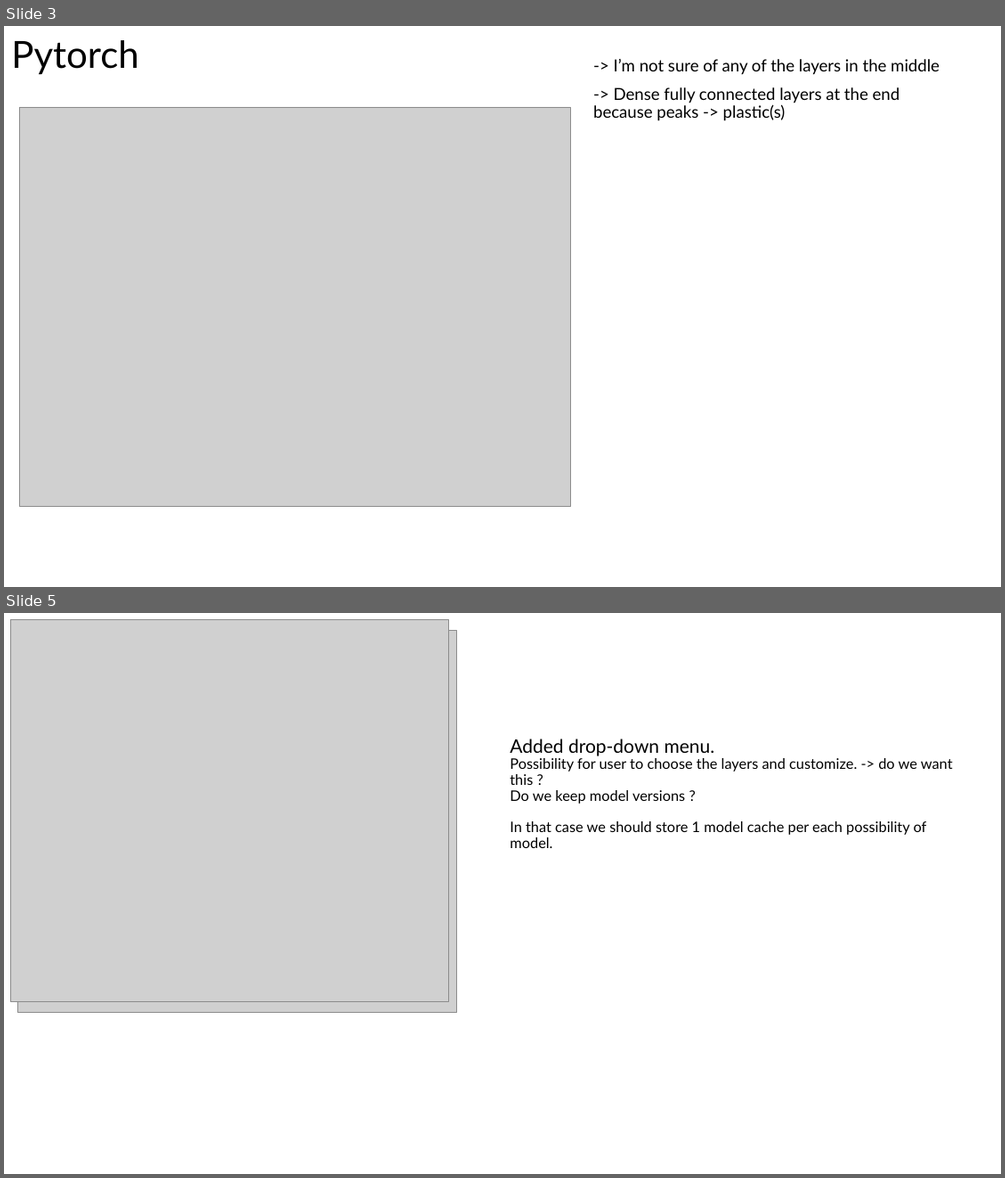
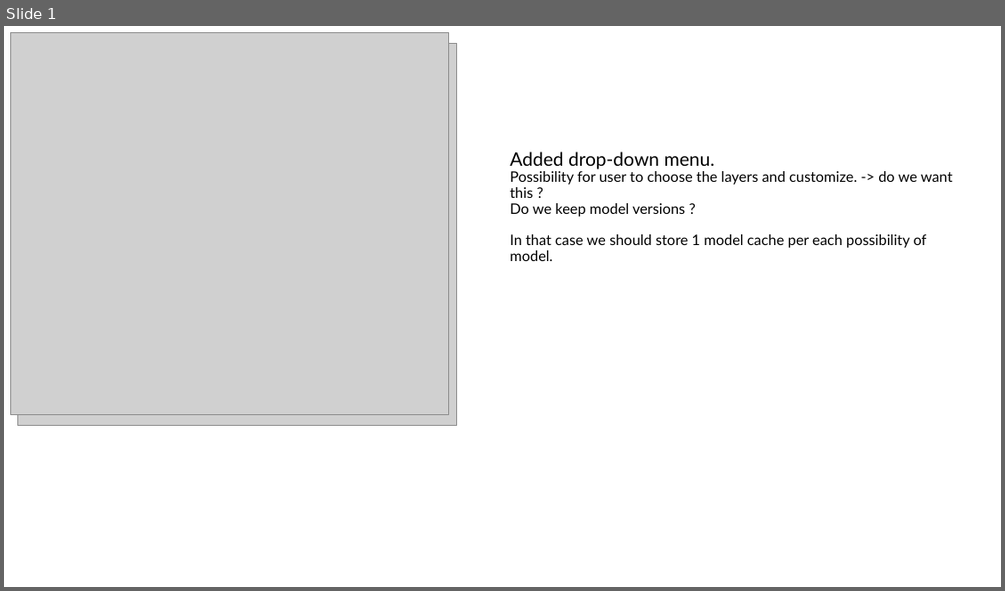
Before and after one commit to blichub/temp_raman_personal, a slide deck: raman_week6.pptx. Shown one above the other, each under a label of ours: slides 3 and 5 before the commit, slide 1 after it; the slides between them are not shown. The pictures are 1005x1178 and 1005x591 pixels, drawn with LibreOffice and Linux fonts; fonts in the diff are those of the drawing; grey boxes stand for pictures. Boxes give left, top, right and bottom in pixels: in the first picture for what was removed or moved away, otherwise in the second. Text is boxed around its words. In the diff, an @@ line names an element or a change of style, - is before the commit and + after.

```diff
--- a/raman_week6.pptx
+++ b/raman_week6.pptx
@@ slide 3 removed at bbox=[4, 26, 1001, 587], background #FFFFFF @@
@@ title removed at bbox=[11, 40, 138, 75] @@
-Pytorch
@@ text removed at bbox=[593, 59, 939, 121] @@
--> I’m not sure of any of the layers in the middle
--> Dense fully connected layers at the end because peaks -> plastic(s)
@@ picture removed at bbox=[19, 107, 571, 506] @@
@@ what was slide 5 is now slide 1 @@
```
Also in this commit, not shown: 3 other slides removed, 7 other files.
